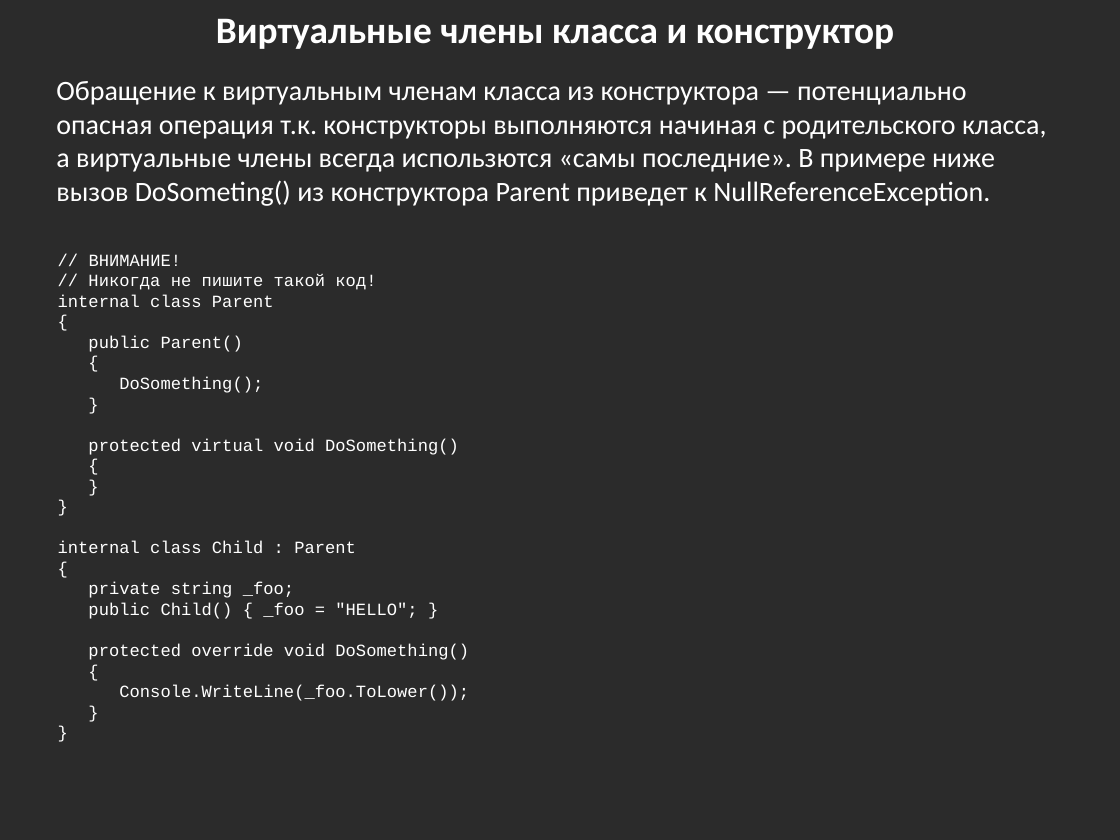
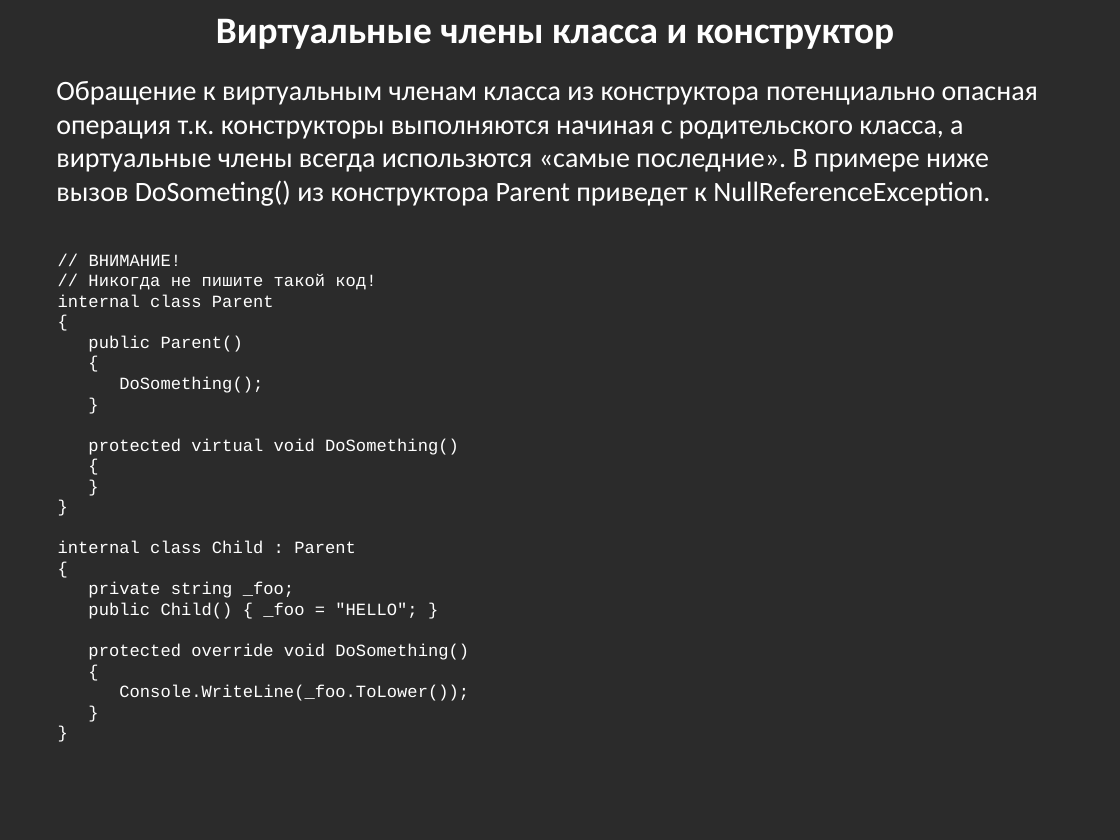
Before and after one commit to bazile/Training, a slide deck: slide 13 of Presentation/lesson-02-oop.pptx. Drawn at 1120x840 pixels with LibreOffice and Linux fonts; fonts in the diff are those of the drawing; background and template pictures are left out; a plain dark background stands for a picture behind light text. Boxes give left, top, right and bottom in pixels: in the first picture for what was removed or moved away, otherwise in the second. Text is boxed around its words. In the diff, an @@ line names an element or a change of style, - is before the commit and + after.

```diff
--- a/Presentation/lesson-02-oop.pptx
+++ b/Presentation/lesson-02-oop.pptx
@@ text at (56,81,1038,206): text changed @@
-Обращение к виртуальным членам класса из конструктора — потенциально опасная операция т.к. конструкторы выполняются начиная с родительского класса, а виртуальные члены всегда использются «самы последние». В примере ниже вызов DoSometing() из конструктора Parent приведет к NullReferenceException.
+Обращение к виртуальным членам класса из конструктора потенциально опасная операция т.к. конструкторы выполняются начиная с родительского класса, а виртуальные члены всегда использются «самые последние». В примере ниже вызов DoSometing() из конструктора Parent приведет к NullReferenceException.
```
Also in this commit, not shown: 2 other slides changed, 1 slide added, 1 other file.
